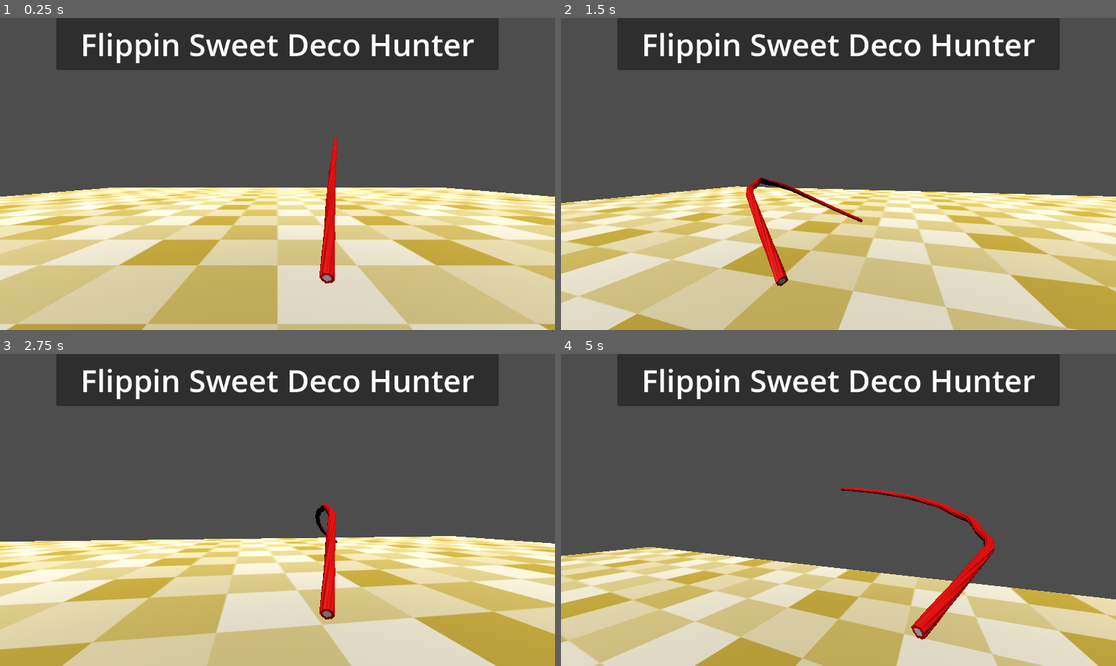
Above: before the commit, frames 1-4 (two rows, left to right).
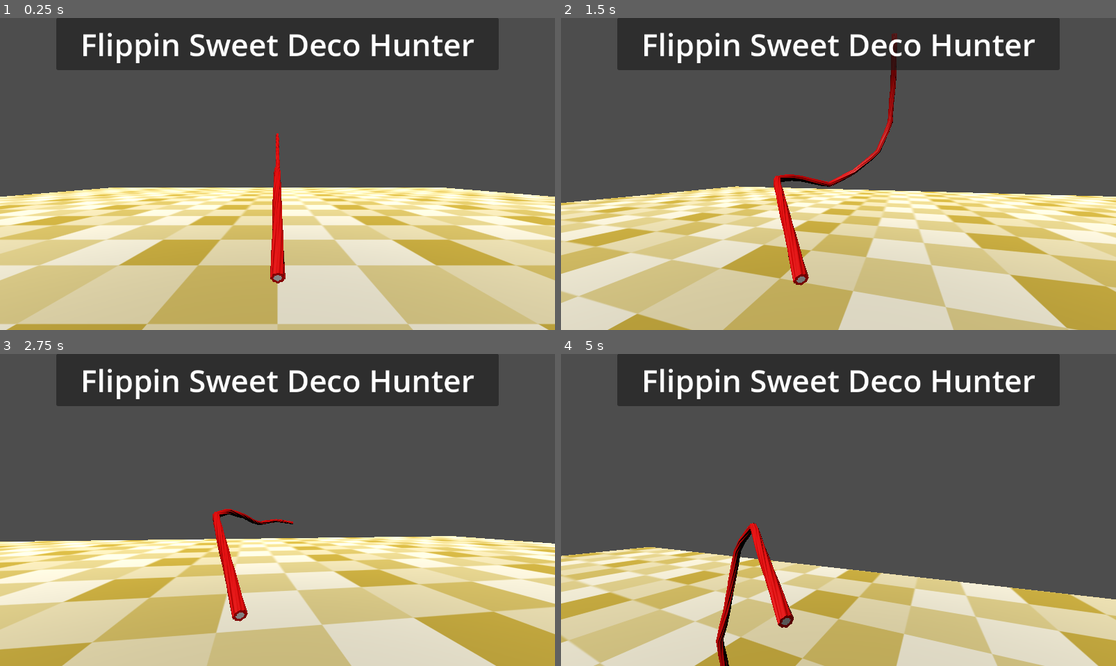
Above: after the commit, the same moments.

Repository: gartenschlaefer/flippin_sweet_deco_hunter
Game: Godot game, scene res://scenes/flippin_sweet_deco_hunter.tscn
Same seed, same stepped clock (60 frames per second), same inputs: the game is played once before the commit and once after it.
Inputs (mouse positions are in pixels of both pictures, inside the frame that each line leads up to):
- Up to frame 1 (0.25 s): no input
- Up to frame 2 (1.5 s): tap Enter at 0.5 s; move the mouse to (866, 174) at 0.52 s; press the mouse at (866, 174) at 0.53 s; hold W (forward) from 0.53 s (still down); tap Space (jump) at 0.77 s; move the mouse to (810, 174) at 1.27 s; release the mouse at (810, 174) at 1.28 s; click (810, 174) at 1.35 s
- Up to frame 3 (2.75 s): keep holding W (forward); tap Space (jump) at 1.52 s; move the mouse to (288, 503) at 2.02 s; press the mouse at (288, 503) at 2.03 s; tap X (interact) at 2.1 s
- Up to frame 4 (5 s): keep holding W (forward); move the mouse to (832, 516) at 2.77 s; release the mouse at (832, 516) at 2.78 s; tap Q at 2.85 s; tap Space (jump) at 3.02, 3.77, 4.52 s; click (832, 516) at 3.05 s; move the mouse to (877, 513) at 3.52 s; hold E 3.53-4.28 s; click (877, 513) at 3.8 s; move the mouse to (794, 506) at 4.27 s; click (794, 506) at 4.35 s

The runs differ from the first frame. In frame 1, 1.6% of the frame differs, in the area x 48-61%, y 36-86%; in frame 2, 2.3%; in frame 3, 1.7%; in frame 4, 2.9%, in the area x 27-79%, y 42-100%.

Commit message:
change to jolt physics + cool new whip mechanic + gitignore

Diff:
--- a/prefabs/fp_player.tscn
+++ b/prefabs/fp_player.tscn
@@ -17,4 +17,4 @@
 [node name="Camera3D" type="Camera3D" parent="head"]
 
 [node name="WeaponSocket" type="Node3D" parent="head/Camera3D"]
-transform = Transform3D(0.9659258, 0.25881904, 0, -0.10856218, 0.40515956, 0.9077775, 0.2349501, -0.8768457, 0.41945204, 0.15984178, -0.33606267, -0.65757656)
+transform = Transform3D(0.99999994, 0, 0, 0, 0.41945204, 0.9077775, 0, -0.9077775, 0.41945204, 0, -0.336, -0.658)
--- a/prefabs/licorice_whip.tscn
+++ b/prefabs/weapon_whip.tscn
@@ -1,24 +1,28 @@
 [gd_scene load_steps=5 format=3 uid="uid://bp324u76hfyw3"]
 
-[ext_resource type="PackedScene" uid="uid://cyfh7n71pk55x" path="res://models/Licorice_Whip.glb" id="1_7nti1"]
-[ext_resource type="Script" uid="uid://yrpvp67e5mf7" path="res://scripts/weapon_whip_physics.gd" id="1_xkyhg"]
-[ext_resource type="Script" uid="uid://bwocj662q5fga" path="res://scripts/weapon_whip.gd" id="3_qtq0k"]
+[ext_resource type="Script" uid="uid://bwocj662q5fga" path="res://scripts/weapon_whip.gd" id="1_ckfqr"]
+[ext_resource type="Script" uid="uid://bdxjbc5y1tp7i" path="res://scripts/weapon_physics_whip.gd" id="2_ckfqr"]
+[ext_resource type="PackedScene" uid="uid://cyfh7n71pk55x" path="res://models/Licorice_Whip.glb" id="3_w18wj"]
 
 [sub_resource type="CapsuleShape3D" id="CapsuleShape3D_xkyhg"]
 radius = 0.087890625
 height = 0.28814697
 
-[node name="LicoriceWhip" type="Node3D"]
-script = ExtResource("3_qtq0k")
+[node name="LicoriceWhip" type="Node3D" node_paths=PackedStringArray("weapon_model", "weapon_physics")]
+script = ExtResource("1_ckfqr")
+weapon_model = NodePath("Weapon_Mesh")
+weapon_physics = NodePath("Physics")
 
-[node name="Physics" type="Node3D" parent="."]
-script = ExtResource("1_xkyhg")
+[node name="Physics" type="Node3D" parent="." node_paths=PackedStringArray("weapon")]
+script = ExtResource("2_ckfqr")
+weapon = NodePath("..")
+segment_root_path = NodePath(".")
 
 [node name="RigidBody3D" type="RigidBody3D" parent="Physics"]
 transform = Transform3D(1, 0, 0, 0, 1, 0, 0, 0, 1, 0, 0.5, 0)
-mass = 0.2
-can_sleep = false
-freeze = true
+collision_layer = 0
+collision_mask = 0
+mass = 0.1
 
 [node name="CollisionShape3D" type="CollisionShape3D" parent="Physics/RigidBody3D"]
 transform = Transform3D(1, 0, 0, 0, 1, 0, 0, 0, 1, 0, 0.1, 0)
@@ -26,108 +30,72 @@
 
 [node name="RigidBody3D2" type="RigidBody3D" parent="Physics"]
 transform = Transform3D(1, 0, 0, 0, 1, 0, 0, 0, 1, 0, 0.8, 0)
-mass = 0.2
-can_sleep = false
+collision_layer = 0
+collision_mask = 0
+mass = 0.1
 
 [node name="CollisionShape3D" type="CollisionShape3D" parent="Physics/RigidBody3D2"]
 transform = Transform3D(1, 0, 0, 0, 1, 0, 0, 0, 1, 0, 0.1, 0)
 shape = SubResource("CapsuleShape3D_xkyhg")
 
-[node name="Generic6DOFJoint3D" type="Generic6DOFJoint3D" parent="Physics/RigidBody3D2"]
-node_a = NodePath("../../RigidBody3D")
-node_b = NodePath("..")
-
 [node name="RigidBody3D3" type="RigidBody3D" parent="Physics"]
 transform = Transform3D(1, 0, 0, 0, 1, 0, 0, 0, 1, 0, 1.1, 0)
-mass = 0.2
-can_sleep = false
+collision_layer = 0
+collision_mask = 0
+mass = 0.1
 
 [node name="CollisionShape3D" type="CollisionShape3D" parent="Physics/RigidBody3D3"]
 transform = Transform3D(1, 0, 0, 0, 1, 0, 0, 0, 1, 0, 0.1, 0)
 shape = SubResource("CapsuleShape3D_xkyhg")
 
-[node name="Generic6DOFJoint3D" type="Generic6DOFJoint3D" parent="Physics/RigidBody3D3"]
-node_a = NodePath("../../RigidBody3D2")
-node_b = NodePath("..")
-
 [node name="RigidBody3D4" type="RigidBody3D" parent="Physics"]
 transform = Transform3D(1, 0, 0, 0, 1, 0, 0, 0, 1, 0, 1.4, 0)
-mass = 0.2
-can_sleep = false
+collision_layer = 0
+collision_mask = 0
+mass = 0.1
 
 [node name="CollisionShape3D" type="CollisionShape3D" parent="Physics/RigidBody3D4"]
 transform = Transform3D(1, 0, 0, 0, 1, 0, 0, 0, 1, 0, 0.1, 0)
 shape = SubResource("CapsuleShape3D_xkyhg")
 
-[node name="Generic6DOFJoint3D" type="Generic6DOFJoint3D" parent="Physics/RigidBody3D4"]
-node_a = NodePath("../../RigidBody3D3")
-node_b = NodePath("..")
-
 [node name="RigidBody3D5" type="RigidBody3D" parent="Physics" groups=["weapon_part"]]
 transform = Transform3D(1, 0, 0, 0, 1, 0, 0, 0, 1, 0, 1.7, 0)
-mass = 0.2
-can_sleep = false
+mass = 0.1
 
 [node name="CollisionShape3D" type="CollisionShape3D" parent="Physics/RigidBody3D5"]
 transform = Transform3D(1, 0, 0, 0, 1, 0, 0, 0, 1, 0, 0.1, 0)
 shape = SubResource("CapsuleShape3D_xkyhg")
 
-[node name="Generic6DOFJoint3D" type="Generic6DOFJoint3D" parent="Physics/RigidBody3D5"]
-node_a = NodePath("../../RigidBody3D4")
-node_b = NodePath("..")
-
 [node name="RigidBody3D6" type="RigidBody3D" parent="Physics" groups=["weapon_part"]]
 transform = Transform3D(1, 0, 0, 0, 1, 0, 0, 0, 1, 0, 2, 0)
-mass = 0.2
-can_sleep = false
+mass = 0.1
 
 [node name="CollisionShape3D" type="CollisionShape3D" parent="Physics/RigidBody3D6"]
 transform = Transform3D(1, 0, 0, 0, 1, 0, 0, 0, 1, 0, 0.1, 0)
 shape = SubResource("CapsuleShape3D_xkyhg")
 
-[node name="Generic6DOFJoint3D" type="Generic6DOFJoint3D" parent="Physics/RigidBody3D6"]
-node_a = NodePath("../../RigidBody3D5")
-node_b = NodePath("..")
-
 [node name="RigidBody3D7" type="RigidBody3D" parent="Physics" groups=["weapon_part"]]
 transform = Transform3D(1, 0, 0, 0, 1, 0, 0, 0, 1, 0, 2.3, 0)
-mass = 0.2
-can_sleep = false
+mass = 0.1
 
 [node name="CollisionShape3D" type="CollisionShape3D" parent="Physics/RigidBody3D7"]
 transform = Transform3D(1, 0, 0, 0, 1, 0, 0, 0, 1, 0, 0.1, 0)
 shape = SubResource("CapsuleShape3D_xkyhg")
 
-[node name="Generic6DOFJoint3D" type="Generic6DOFJoint3D" parent="Physics/RigidBody3D7"]
-node_a = NodePath("../../RigidBody3D6")
-node_b = NodePath("..")
-
 [node name="RigidBody3D8" type="RigidBody3D" parent="Physics" groups=["weapon_part"]]
 transform = Transform3D(1, 0, 0, 0, 1, 0, 0, 0, 1, 0, 2.6, 0)
-mass = 0.2
-can_sleep = false
+mass = 0.1
 
 [node name="CollisionShape3D" type="CollisionShape3D" parent="Physics/RigidBody3D8"]
 transform = Transform3D(1, 0, 0, 0, 1, 0, 0, 0, 1, 0, 0.1, 0)
 shape = SubResource("CapsuleShape3D_xkyhg")
 
-[node name="Generic6DOFJoint3D" type="Generic6DOFJoint3D" parent="Physics/RigidBody3D8"]
-node_a = NodePath("../../RigidBody3D7")
-node_b = NodePath("..")
-
 [node name="RigidBody3D9" type="RigidBody3D" parent="Physics" groups=["weapon_part"]]
 transform = Transform3D(1, 0, 0, 0, 1, 0, 0, 0, 1, 0, 2.9, 0)
-mass = 0.2
-can_sleep = false
+mass = 0.1
 
 [node name="CollisionShape3D" type="CollisionShape3D" parent="Physics/RigidBody3D9"]
 transform = Transform3D(1, 0, 0, 0, 1, 0, 0, 0, 1, 0, 0.1, 0)
 shape = SubResource("CapsuleShape3D_xkyhg")
 
-[node name="Generic6DOFJoint3D" type="Generic6DOFJoint3D" parent="Physics/RigidBody3D9"]
-node_a = NodePath("../../RigidBody3D8")
-node_b = NodePath("..")
-
-[node name="Licorice_Whip" parent="Physics" instance=ExtResource("1_7nti1")]
-
-[node name="MeshInstance3D" type="MeshInstance3D" parent="."]
+[node name="Weapon_Mesh" parent="." instance=ExtResource("3_w18wj")]
--- a/project.godot
+++ b/project.godot
@@ -62,3 +62,7 @@
 "events": [Object(InputEventKey,"resource_local_to_scene":false,"resource_name":"","device":-1,"window_id":0,"alt_press …(192 unchanged characters)…
 ]
 }
+
+[physics]
+
+3d/physics_engine="Jolt Physics"
--- a/scripts/fp_player.gd
+++ b/scripts/fp_player.gd
@@ -35,15 +35,18 @@
 
 
 func _ready():
-	weapon = preload("res://prefabs/licorice_whip.tscn").instantiate()
+	weapon = preload("res://prefabs/weapon_whip.tscn").instantiate()
 	# hide mouse and lock at center
 	Input.set_mouse_mode(Input.MOUSE_MODE_CAPTURED)
 
 
 func _input(event):
 
-	if _weapon and Input.is_action_just_pressed("attack"):
-		_weapon.attack()
+	if _weapon:
+		if Input.is_action_just_pressed("attack"):
+			_weapon.attack_pressed()
+		elif Input.is_action_just_released("attack"):
+			_weapon.attack_released()
 
 	# only mouse input
 	if not event is InputEventMouseMotion: return
@@ -52,6 +55,8 @@
 	rotate_y(-event.relative.x * mouse_sensitivity)
 	head.rotate_x(-event.relative.y * mouse_sensitivity)
 	head.rotation.x = clamp(head.rotation.x, deg_to_rad(-89), deg_to_rad(89))
+	if _weapon:
+		_weapon.handle_mouse_motion(event.relative)
 
 
 func _physics_process(delta: float) -> void:
--- a/scripts/weapon_base.gd
+++ b/scripts/weapon_base.gd
@@ -2,6 +2,23 @@
 class_name WeaponBase
 
 enum State { IDLE, ATTACKING, COMBO_WAIT, RETURNING }
+enum AttackMode { COMBO, DRAG }
+
+var attack_mode : AttackMode = AttackMode.DRAG
+var drag_active := false
+var drag_pos := Vector3.ZERO
+var drag_rot := Vector3.ZERO
+
+@export var weapon_model: Node3D
+@export var weapon_physics : WeaponPhysicsBase
+
+@onready var weapon_mesh: MeshInstance3D
+@onready var weapon_skeleton: Skeleton3D
+
+@export var drag_pos_sensitivity := 0.1
+@export var drag_rot_sensitivity := 0.003
+const DRAG_ROT_MAX_Z := deg_to_rad(45.0)
+const DRAG_ROT_MAX_X := deg_to_rad(90.0)
 
 var state: State = State.IDLE
 
@@ -21,23 +38,69 @@
 
 const DEPTH := 0.0
 const POS_SCALE := 0.01
-var attack_duration := 0.9
+var attack_duration := 1.9
 var attack_time := 0.0
 var attack_alpha := 0.0
 
-var weapon_physics : Node3D
-
 func _ready():
-	for child in get_children():
-		if child.name == "Physics":
-			weapon_physics = child
+	weapon_mesh = _find_mesh(weapon_model)
+	weapon_skeleton= _find_skeleton(weapon_model)
+	weapon_physics.setup(weapon_skeleton,weapon_mesh)
+
+
+func handle_mouse_motion(delta: Vector2):
+	if state != State.ATTACKING:
+		return
+
+	if attack_mode == AttackMode.DRAG:
+		_apply_drag(delta)
+
+
+func _physics_process(delta):
+	if weapon_physics:
+		weapon_physics._physics_process(delta)
+	if attack_mode == AttackMode.COMBO:
+		match state:
+			State.ATTACKING:
+				attack_time += delta / attack_duration
+				_apply_step(clamp(attack_time , 0.0, 1.0))
+				if attack_time  >= 1.0:
+					state = State.COMBO_WAIT
+					combo_timer = combo_timeout
+			State.COMBO_WAIT:
+				combo_timer -= delta
+				if combo_timer <= 0.0:
+					_start_return()
+			State.RETURNING:
+				attack_time  += delta / attack_duration
+				_apply_step(clamp(attack_time , 0.0, 1.0))
+				if attack_time  >= 1.0:
+					state = State.IDLE
+					combo_index = 0
+
+
+func attack_pressed():
+	match attack_mode:
+		AttackMode.COMBO:
+			attack()
+		AttackMode.DRAG:
+			_start_drag()
+			attack()
+
+
+func attack_released():
+	if attack_mode == AttackMode.DRAG:
+		_end_drag()
+
 
 func attack():
-	if state == State.IDLE:
-		_start_attack(get_attack_pose(0))
-	elif state == State.COMBO_WAIT:
-		combo_index += 1
-		_start_attack(get_attack_pose(combo_index))
+	if attack_mode == AttackMode.COMBO:
+		if state == State.IDLE:
+			_start_attack(get_attack_pose(0))
+		elif state == State.COMBO_WAIT:
+			combo_index += 1
+			_start_attack(get_attack_pose(combo_index))
+
 
 func _start_attack(pose):
 	start_pos = position
@@ -48,27 +111,39 @@
 	state = State.ATTACKING
 
 
-
-func _physics_process(delta):
-	if weapon_physics:
-		weapon_physics._physics_process(delta)
-	match state:
-		State.ATTACKING:
-			attack_time += delta / attack_duration
-			_apply_step(clamp(attack_time , 0.0, 1.0))
-			if attack_time  >= 1.0:
-				state = State.COMBO_WAIT
-				combo_timer = combo_timeout
-		State.COMBO_WAIT:
-			combo_timer -= delta
-			if combo_timer <= 0.0:
-				_start_return()
-		State.RETURNING:
-			attack_time  += delta / attack_duration
-			_apply_step(clamp(attack_time , 0.0, 1.0))
-			if attack_time  >= 1.0:
-				state = State.IDLE
-				combo_index = 0
+func _start_drag():
+	drag_active = true
+	drag_pos = get_current_pos()
+	drag_rot = rotation
+	state = State.ATTACKING
+
+func _end_drag():
+	drag_active = false
+	state = State.RETURNING
+	attack_time = 0.0
+
+
+func _apply_drag(mouse_delta: Vector2):
+	drag_rot.z -= mouse_delta.x * drag_rot_sensitivity
+	if (drag_rot.z > DRAG_ROT_MAX_X):
+		drag_rot.z = DRAG_ROT_MAX_X
+	elif (drag_rot.z < -DRAG_ROT_MAX_X):
+		drag_rot.z = -DRAG_ROT_MAX_X
+	else:
+		drag_pos.x += mouse_delta.x * drag_pos_sensitivity
+
+	drag_rot.x -= mouse_delta.y * drag_rot_sensitivity
+	if (drag_rot.x > DRAG_ROT_MAX_Z):
+		drag_rot.x = DRAG_ROT_MAX_Z
+	elif (drag_rot.x < -DRAG_ROT_MAX_Z):
+		drag_rot.x = -DRAG_ROT_MAX_Z
+	else:
+		drag_pos.y -= mouse_delta.y * drag_pos_sensitivity
+	#if (drag_rot.z < DRAG_ROT_MAX) && (drag_rot.z > -DRAG_ROT_MAX):
+	#	drag_pos.y -= mouse_delta.y * drag_pos_sensitivity
+
+
+	set_weapon_pose(drag_pos, drag_rot)
 
 
 func _start_return():
@@ -123,8 +198,8 @@
 
 		1:
 			return {
-				"pos": Vector3(10, 0, -5),
-				"rot": Vector3(0,0,deg_to_rad(-35))
+				"pos": Vector3(-10, 0, 5),
+				"rot": Vector3(deg_to_rad(-45),deg_to_rad(-15),deg_to_rad(-35))
 			}
 		2:
 			return {
@@ -149,6 +224,25 @@
 	return curr + diff
 
 
+func _find_mesh(n: Node3D) -> MeshInstance3D:
+	if n is MeshInstance3D:
+		return n
+	for c in n.get_children():
+		var m = _find_mesh(c)
+		if m:
+			return m
+	return null
+
+
+func _find_skeleton(n: Node) -> Skeleton3D:
+	if n is Skeleton3D:
+		return n
+	for c in n.get_children():
+		var s = _find_skeleton(c)
+		if s:
+			return s
+	return null
+
 func notify_hit(_enemy):
 	pass
 
--- /dev/null
+++ b/scripts/weapon_physics_base.gd
@@ -0,0 +1,53 @@
+extends Node3D
+class_name WeaponPhysicsBase
+
+var skeleton: Skeleton3D
+var mesh: MeshInstance3D
+
+var segs: Array[RigidBody3D] = []
+var offsets: Array = []
+
+var _initialized := false
+
+func setup(_skeleton: Skeleton3D, _mesh: MeshInstance3D):
+	if _initialized:
+		return
+
+	skeleton = _skeleton
+	mesh = _mesh
+
+	_collect_segments()
+	_cache_offsets()
+	_init_physics_chain()
+	skeleton.reset_bone_poses()
+	_initialized = true
+
+
+func _collect_segments():
+	segs.clear()
+	for c in get_children():
+		if c is RigidBody3D:
+			segs.append(c)
+
+	segs.sort_custom(func(a, b): return a.global_position.y < b.global_position.y)
+
+	if segs.is_empty():
+		push_error("WeaponPhysicsBase: no RigidBody3D segments found")
+
+
+func _cache_offsets():
+	offsets.resize(segs.size())
+
+	for i in segs.size():
+		var bone := i + 1
+		var bone_pose := (
+			skeleton.global_transform
+			* skeleton.get_bone_global_pose(bone)
+		)
+		var seg_pose := segs[i].global_transform
+		offsets[i] = seg_pose.affine_inverse() * bone_pose
+
+	segs[0].freeze = true
+
+func _init_physics_chain():
+	pass
--- a/scripts/weapon_whip_physics.gd
+++ b/scripts/weapon_physics_whip.gd
@@ -1,40 +1,36 @@
-extends Node3D
-class_name WhipPhysics
-
-@onready var skeleton: Skeleton3D = $Licorice_Whip/Armature/Skeleton3D
-@onready var mesh: MeshInstance3D = _find_mesh($Licorice_Whip)
-@onready var physics: Node3D = self
-@onready var cam : Camera3D = get_viewport().get_camera_3d()
+extends WeaponPhysicsBase
+class_name WeaponPhysicsWhip
+
+@export var weapon: WeaponBase
+@export var segment_root_path: NodePath
+@onready var segment_root: Node = get_node_or_null(segment_root_path)
 @export var physics_allow_segment_x: float = 15.0
 @export var physics_allow_segment_y: float = 15.0
 @export var physics_allow_segment_z: float = 15.0
 @export var chain_stiffness := 1.0
-@export var swing_force := 10.0
-@export var snap_force := -100.0
 @export var snap_duration := 0.55
 @export var swing_duration := 0.90
-@export var camera_direction_distance := 5.0
-
-enum DrivePhase {
-	NONE,
-	SWING_OUT,
-	TARGET
-}
-
-var drive_phase : DrivePhase = DrivePhase.NONE
-var drive_time : float = 0.0
-
-var segs: Array[RigidBody3D] = []
+@export var speed_threshold := 0.5
+@export var force_min := 2.0
+@export var force_max := 5.0
+@export var force_gain := 1.2
+@export var force_strength := 2.0
+@export var force_frames := 30
+@export var force_offset_distance := 5.0
+
+var force_frames_left := 0
+var burst_armed := true
 var rest_lengths: Array[float] = []
 var rest_dirs_local: Array[Vector3] = []
-var offsets := []
+
 var snap_time := 0.0
 var is_swinging : bool
 var is_snapping : bool
 
-func _ready():
+
+func _init_physics_chain():
 	segs.clear()
-	for c in physics.get_children():
+	for c in segment_root.get_children():
 		if c is RigidBody3D:
 			segs.append(c as RigidBody3D)
 
@@ -52,97 +48,115 @@
 		var seg_pose: Transform3D = segs[i].global_transform
 		offsets[i] = seg_pose.affine_inverse() * bone_pose
 
-	segs[0].freeze = true
-
 	for i in range(1, segs.size()):
 		_create_joint(segs[i], segs[i - 1])
 
+	segs[0].freeze = true
+
 	_cache_rest_data()
 
 
-func _physics_process(_delta):
+func _physics_process(delta):
+	if is_swinging:
+		apply_centrifugal_force()
+	elif is_snapping:
+		apply_centrifugal_force()
+
 	if snap_time > 0.0:
-		if is_snapping:
-			apply_torque(snap_force)
-		if is_swinging:
-			apply_torque(swing_force)
-		snap_time -= _delta
+		snap_time -= delta
 	else:
 		is_snapping = false
 		is_swinging = false
+
+	if weapon and weapon.state == weapon.State.ATTACKING:
+		apply_centrifugal_force()
+
 	stabilize_chain_angles()
-
-	skeleton.clear_bones_global_pose_override()
-	var skel_inv: Transform3D = skeleton.global_transform.affine_inverse()
-
-	for i in segs.size():
+	apply_bone_pose()
+
+
+func stabilize_chain_angles():
+	var count := segs.size()
+	if rest_lengths.size() != count - 1:
+		return
+	if rest_dirs_local.size() != count - 1:
+		return
+
+	var max_angle := deg_to_rad(physics_allow_segment_x)
+	var cos_max := cos(max_angle)
+	var stiffness : float = clamp(chain_stiffness, 0.0, 1.0)
+
+	for i in range(1, count):
+		var a := segs[i - 1]
+		var b := segs[i]
+
+		var a_pos := a.global_position
+		var b_pos := b.global_position
+
+		var dir := b_pos - a_pos
+		var len_sq := dir.length_squared()
+		if len_sq <= 1e-12:
+			continue
+
+		var inv_len := 1.0 / sqrt(len_sq)
+		var n := dir * inv_len
+		var target := rest_lengths[i - 1]
+
+		var forward := a.global_transform.basis * rest_dirs_local[i - 1]
+		var dotv : float = clamp(forward.dot(n), -1.0, 1.0)
+
+		if dotv >= cos_max:
+			var seg_len := len_sq * inv_len
+			if abs(seg_len - target) > 0.0001:
+				b.global_position = a_pos + n * target
+			continue
+
+		var axis := forward.cross(n)
+		var axis_len_sq := axis.length_squared()
+		if axis_len_sq <= 1e-12:
+			b.global_position = a_pos + forward * target
+			continue
+
+		axis *= 1.0 / sqrt(axis_len_sq)
+
+		var angle := acos(dotv)
+		var corr := (angle - max_angle) * stiffness
+
+		var q := Quaternion(axis, -corr)
+		var new_dir := q * n
+
+		b.global_position = a_pos + new_dir * target
+
+		var v := b.linear_velocity
+		b.linear_velocity = v - new_dir * v.dot(new_dir)
+
+
+func apply_bone_pose():
+	var skel_inv := skeleton.global_transform.affine_inverse()
+	var count := segs.size()
+
+	for i in range(count):
 		var bone := i + 1
 		var seg_pose: Transform3D = segs[i].global_transform
 		var world_t: Transform3D = seg_pose * offsets[i]
 		var bone_t: Transform3D = skel_inv * world_t
-		skeleton.set_bone_global_pose_override(bone, bone_t, 1.0, true)
-
-
-func stabilize_chain_angles():
-	if rest_lengths.size() != segs.size() - 1:
-		return
-	if rest_dirs_local.size() != segs.size() - 1:
-		return
-
-	var max_x := deg_to_rad(physics_allow_segment_x)
+		skeleton.set_bone_global_pose(bone, bone_t)
+
+
+func get_segment_stiffness(i: int) -> float:
+	var t := float(i - 1) / float(segs.size() - 3)
+	return clamp(1.0 - t * t, 0.15, 1.0)
+
+
+
+func _cache_rest_data():
+	rest_lengths.clear()
+	rest_dirs_local.clear()
 
 	for i in range(1, segs.size()):
 		var a := segs[i - 1]
 		var b := segs[i]
 
-		var dir := b.global_position - a.global_position
-		var length := dir.length()
-		if length == 0.0:
-			continue
-
-		var n := dir / length
-		var target := rest_lengths[i - 1]
-
-		var forward: Vector3 = a.global_transform.basis * rest_dirs_local[i - 1]
-		forward = forward.normalized()
-
-		var dotv : float = clamp(forward.dot(n), -1.0, 1.0)
-		var angle := acos(dotv)
-
-		if angle <= max_x:
-			if abs(length - target) > 0.0001:
-				b.global_position = a.global_position + n * target
-			continue
-
-		var axis := forward.cross(n)
-		var axis_len := axis.length()
-		if axis_len == 0.0:
-			b.global_position = a.global_position + forward * target
-			continue
-
-		axis /= axis_len
-
-		var excess := angle - max_x
-		var corr: float = excess * clamp(chain_stiffness, 0.0, 1.0)
-
-		var q := Quaternion(axis, -corr)
-		var new_dir := (q * n).normalized()
-
-		b.global_position = a.global_position + new_dir * target
-
-		var v := b.linear_velocity
-		var radial := new_dir * v.dot(new_dir)
-		b.linear_velocity = v - radial
-
-
-func _cache_rest_data():
-	rest_lengths.clear()
-	rest_dirs_local.clear()
-
-	for i in range(1, segs.size()):
-		var a := segs[i - 1]
-		var b := segs[i]
-
 		var d := b.global_position - a.global_position
 		var length := d.length()
 		rest_lengths.append(length)
@@ -157,10 +171,16 @@
 
 func _create_joint(a: RigidBody3D, b: RigidBody3D) -> Generic6DOFJoint3D:
 	var j := Generic6DOFJoint3D.new()
-	add_child(j)
+	a.add_child(j)
 
 	j.node_a = a.get_path()
 	j.node_b = b.get_path()
+
+	var pj := PinJoint3D.new()
+	#a.add_child(pj)
+
+	pj.node_a = a.get_path()
+	pj.node_b = b.get_path()
 
 	j.set_param_x(Generic6DOFJoint3D.PARAM_LINEAR_LOWER_LIMIT, 0.0)
 	j.set_param_x(Generic6DOFJoint3D.PARAM_LINEAR_UPPER_LIMIT, 0.0)
@@ -188,23 +208,6 @@
 	return j
 
 
-func _find_skeleton(n: Node) -> Skeleton3D:
-	if n is Skeleton3D:
-		return n
-	for c in n.get_children():
-		var s = _find_skeleton(c)
-		if s:
-			return s
-	return null
-
-
-func _find_mesh(n: Node3D) -> MeshInstance3D:
-	for c in n.get_children():
-		var m = _find_mesh(c)
-		if m:
-			return m
-	return null
-
 func start_swing():
 	snap_time = swing_duration
 	is_swinging = true
@@ -217,44 +220,36 @@
 	is_snapping = true
 
 
-func get_target_point() -> Vector3:
-	return cam.global_position - cam.global_transform.basis.z * camera_direction_distance
-
-func get_swing_out_point() -> Vector3:
-	return (
-		cam.global_position
-		- cam.global_transform.basis.z * camera_direction_distance
-		- cam.global_transform.basis.y * 2.0
-	)
-
-func apply_torque(force):
-	if cam == null:
-		return
-
-	var target_point := cam.global_position - cam.global_transform.basis.z * camera_direction_distance
-
+func apply_centrifugal_force():
+	if segs.size() < 2:
+		return
+
+	var root := segs[0]
+	var whip_start := segs[1]
+	var tip := segs[segs.size() - 1]
+
+	var whip_root_speed := whip_start.linear_velocity.length()
+
+	var force_value := 0.0
+
+	if whip_root_speed >= speed_threshold:
+		var raw := (whip_root_speed - speed_threshold) * force_gain
+		force_value = clamp(raw, force_min, force_max)
+
+		# refresh grace window while above threshold
+		force_frames_left = force_frames
+
+	elif force_frames_left > 0:
+		# speed dropped, but keep minimum force alive
+		force_value = force_min
+		force_frames_left -= 1
+
+	else:
+		return
+
+	var spin_axis := root.global_transform.basis.y.normalized()
+	var application_point := root.global_position + spin_axis * force_offset_distance
+	var force := spin_axis * force_value
 	var count := segs.size()
 	for i in range(count):
-		#if i < 1:
-			#break
-		var seg := segs[i]
-
-		var tip_pos := seg.global_position
-		var desired_dir := (target_point - tip_pos).normalized()
-
-		# ACHTUNG: Achse prüfen (z/y/x je nach Modell)
-		var current_dir := -seg.global_transform.basis.y
-
-		var axis := current_dir.cross(desired_dir)
-		var axis_len := axis.length()
-		if axis_len < 0.0001:
-			continue
-
-		axis /= axis_len
-		var angle := current_dir.angle_to(desired_dir)
-
-		# Gewichtung: hintere Segmente stärker
-		var t := float(i) / float(count - 1)
-		var strength :float = -force * t * t
-
-		seg.apply_torque(axis * angle * strength)
+		segs[i].apply_force(force, application_point - segs[i].global_position)
--- a/scripts/weapon_whip.gd
+++ b/scripts/weapon_whip.gd
@@ -8,14 +8,13 @@
 var sweet_window := 0.15
 var sweet_source := SweetSource.NONE
 var hit_pending := false
-@onready var whip_physics: WhipPhysics = $Physics
+
 
 func attack():
 	if state == State.ATTACKING and not sweet_active:
 		_start_sweetspot(SweetSource.INPUT)
 	else:
 		super.attack()
-		whip_physics.start_swing()
 
 func _physics_process(delta):
 	super._physics_process(delta)
@@ -60,7 +59,7 @@
 func _trigger_snapback():
 	var snap := Vector3(0, 0,-15)
 	set_weapon_pose(get_current_pos()+snap, rotation)
-	whip_physics.trigger_snapback()
+	weapon_physics.trigger_snapback()
 
 
 func _play_whip_sound():
Not shown, added: scripts/weapon_physics_base.gd.uid
Not shown, added: scripts/weapon_physics_whip.gd.uid
Not shown, removed: scripts/weapon_whip_physics.gd.uid
Not shown, changed: .gitignore
Not shown, removed: prefabs/licorice_whip.tscn2073947335.tmp
Not shown, removed: prefabs/licorice_whip.tscn5167015854.tmp
Not shown, removed: prefabs/licorice_whip.tscn5629171668.tmp
Not shown, removed: prefabs/licorice_whip.tscn5677081270.tmp
Not shown, removed: prefabs/licorice_whip.tscn5682777720.tmp
Not shown, removed: prefabs/licorice_whip.tscn6993303747.tmp
Not shown, removed: prefabs/licorice_whip.tscn7003433700.tmp
